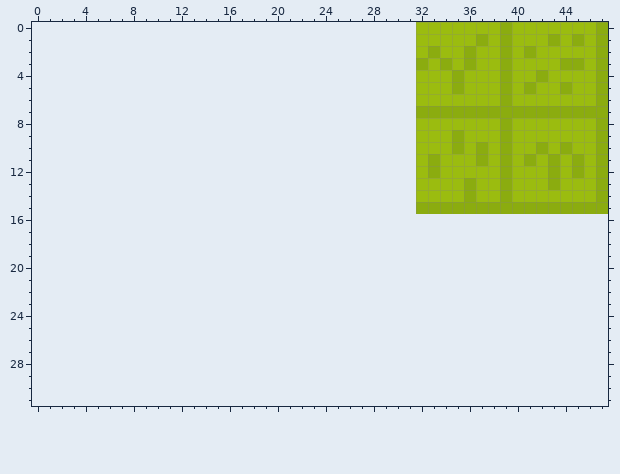
One commit to this pixel-art file: Aseprite/Ground.aseprite. Above, as it was before the edit.
16x16 pixels, 1 frame. Colours within 5 levels of each other are drawn and written as one. The old version is drawn lined up with the new one, on the new canvas.
Once edited:
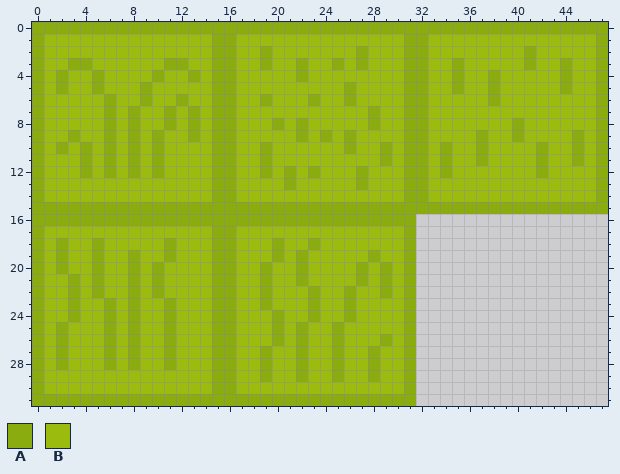
Palette (. is transparent): A #8bac0f  B #9bbc0f
Changes in this commit:
canvas 16x16 -> 48x32, the old top-left corner now at 32,0
y 0: x 0..38 ................................BBBBBBB -> AAAAAAAAAAAAAAAAAAAAAAAAAAAAAAAAAAAAAAA; x 40..46 BBBBBBB -> AAAAAAA
y 1: x 0..32 ................................B -> ABBBBBBBBBBBBBBAABBBBBBBBBBBBBBAA; x 37 A -> B; x 39 A -> B; x 43 A -> B; x 45 A -> B
y 2: x 0..33 ................................BA -> ABBBBBBBBBBBBBBAABBABBBBBBBABBBAAB; x 36 A -> B; x 39 A -> B
y 3: x 0..31 ................................ -> ABBAABBBBBBAABBAABBABBABBABABBBA; x 34..36 ABA -> BAB; x 39 A -> B; x 41 B -> A; x 45 A -> B
y 4: x 0..32 ................................B -> ABABBABBBBABBABAABBBBBABBBBBBBBAA; x 38..39 BA -> AB; x 42 A -> B; x 44 B -> A
y 5: x 0..32 ................................B -> ABABBABBBABBBBBAABBBBBBBBBABBBBAA; x 38..39 BA -> AB; x 41 A -> B
y 6: x 0..32 ................................B -> ABBBBBABBABBABBAABBABBBABBABBBBAA; x 38..39 BA -> AB
y 7: x 0..31 ................................ -> ABBBBBABABBABABAABBBBBBBBBBBABBA; x 33..46 AAAAAAAAAAAAAA -> BBBBBBBBBBBBBB
y 8: x 0..32 ................................B -> ABBBBBABABBABABAABBBABABBBBBABBAA; x 39..40 AB -> BA
y 9: x 0..32 ................................B -> ABBABBABABABBABAABBBBBABABABBBBAA; x 35 A -> B; x 37 B -> A; x 39..40 AB -> BA; x 45 B -> A
y 10: x 0..32 ................................B -> ABABABABABABBBBAABBABBBBBBABBABAA; x 34..35 BA -> AB; x 39 A -> B; x 44..45 AB -> BA
y 11: x 0..34 ................................BAB -> ABBBABABABABBBBAABBABBBBBBBBBABAABA; x 39 A -> B; x 41..43 ABA -> BAB
y 12: x 0..34 ................................BAB -> ABBBABABABABBBBAABBABABABBBABBBAABA; x 39 A -> B; x 42..43 BA -> AB; x 45 A -> B
y 13: x 0..32 ................................B -> ABBBBBBBBBBBBBBAABBBBABBBBBABBBAA; x 36 A -> B; x 39 A -> B; x 43 A -> B
y 14: x 0..32 ................................B -> ABBBBBBBBBBBBBBAABBBBBBBBBBBBBBAA; x 36 A -> B; x 39 A -> B
y 15..16: x 0..31 ................................ -> AAAAAAAAAAAAAAAAAAAAAAAAAAAAAAAA
y 17: x 0..31 ................................ -> ABBBBBBBBBBBBBBAABBBBBBBBBBBBBBA
y 18: x 0..31 ................................ -> ABABBABBBBBABBBAABBBABBABBBBBBBA
y 19: x 0..31 ................................ -> ABABBABBABBABBBAABBBABABBBBBABBA
y 20: x 0..31 ................................ -> ABABBABBABABBBBAABBABBABBBBABABA
y 21: x 0..31 ................................ -> ABBABABBABABBBBAABBABBABBBBABABA
y 22: x 0..31 ................................ -> ABBABABBABABBBBAABBABBBABBABBABA
y 23: x 0..31 ................................ -> ABBABBABABBABBBAABBABBBABBABBBBA
y 24: x 0..31 ................................ -> ABBABBABABBABBBAABBBABBABBABBBBA
y 25: x 0..31 ................................ -> ABABBBABABBABBBAABBBABABBABBBBBA
y 26: x 0..31 ................................ -> ABABBBABABBABBBAABBBABABBABBBABA
y 27..28: x 0..31 ................................ -> ABABBBABABBABBBAABBABBABBABBABBA
y 29: x 0..31 ................................ -> ABBBBBBBBBBBBBBAABBABBABBABBABBA
y 30: x 0..31 ................................ -> ABBBBBBBBBBBBBBAABBBBBBBBBBBBBBA
y 31: x 0..31 ................................ -> AAAAAAAAAAAAAAAAAAAAAAAAAAAAAAAA
Where, in picture pixels (left, top, right, bottom), the same in both pictures:
changed: (32, 22, 596, 406)
